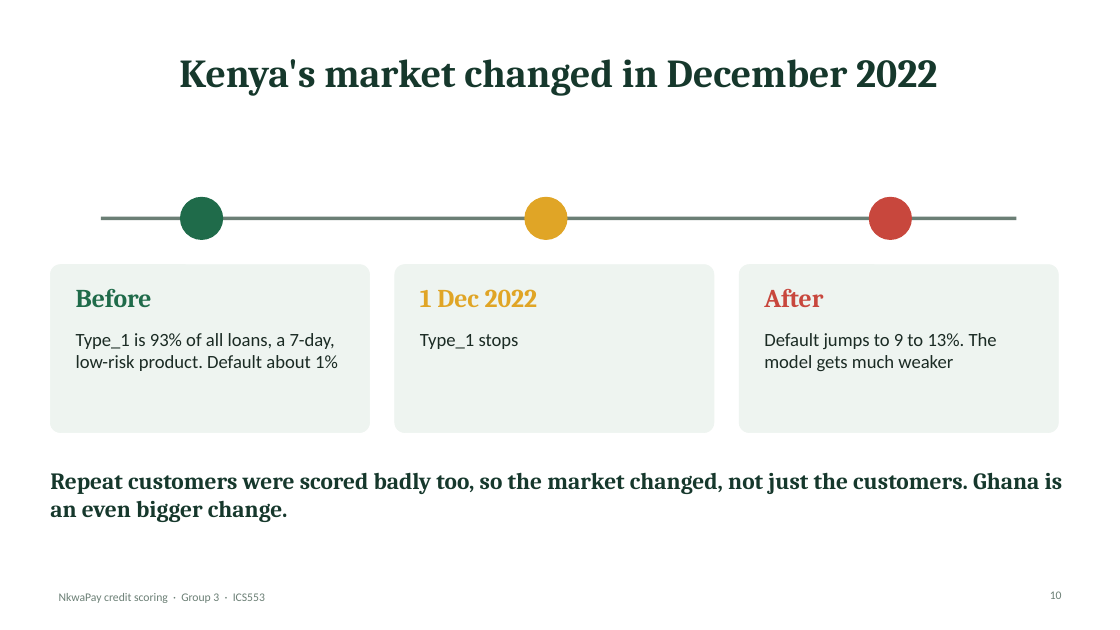
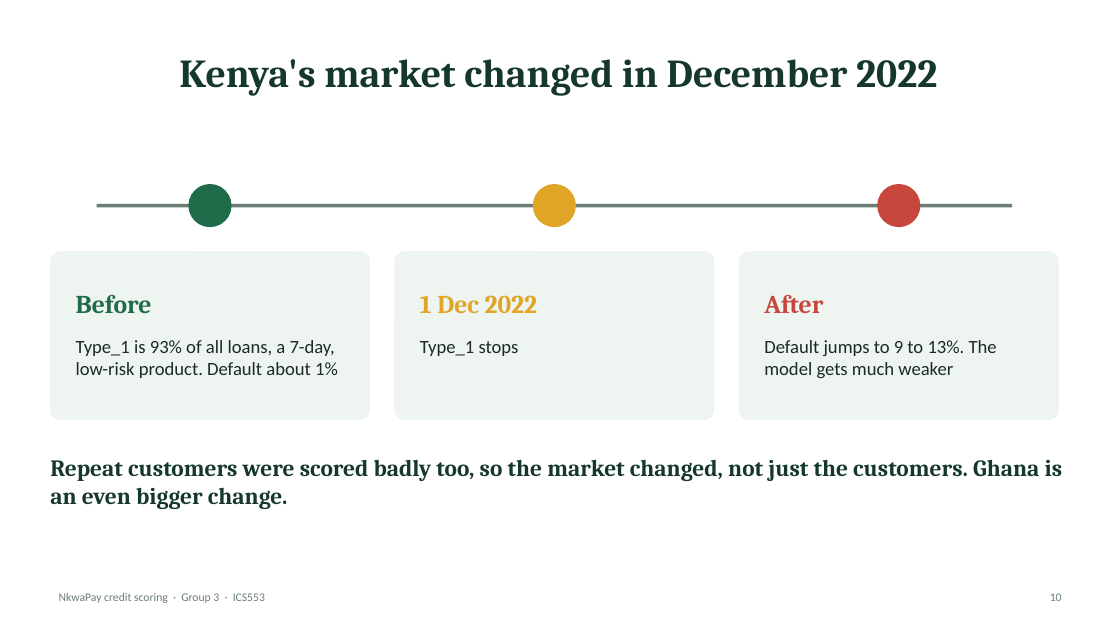
Before and after one commit to ASU-MICS-2028/mle-group-3-prosit-2, a slide deck: slide 10 of slides/NkwaPay_Debrief_Simple.pptx. Drawn at 1120x630 pixels with LibreOffice and Linux fonts; fonts in the diff are those of the drawing. Boxes give left, top, right and bottom in pixels: in the first picture for what was removed or moved away, otherwise in the second. Text is boxed around its words. In the diff, an @@ line names an element or a change of style, - is before the commit and + after.

```diff
--- a/slides/NkwaPay_Debrief_Simple.pptx
+++ b/slides/NkwaPay_Debrief_Simple.pptx
@@ line moved from (101, 218) - (1017, 218) to (97, 206) - (1012, 206) @@
@@ 3 ellipses: place and size @@
-3 ellipses at [181, 197, 912, 239]
+3 ellipses at [189, 185, 920, 227]
@@ 3 rounded rectangles: place and size @@
-3 rounded rectangles at [50, 265, 1059, 433]
+3 rounded rectangles at [50, 252, 1059, 420]
@@ 6 texts: place and size @@
-6 texts at [76, 289, 997, 371]
+6 texts at [76, 295, 997, 378]
@@ text "Repeat customers were scored badly ...": place and size @@
-text "Repeat customers were scored badly ..." at [50, 472, 1063, 522]
+text "Repeat customers were scored badly ..." at [50, 459, 1063, 509]
```
Also in this commit, not shown: 23 other slides changed.
